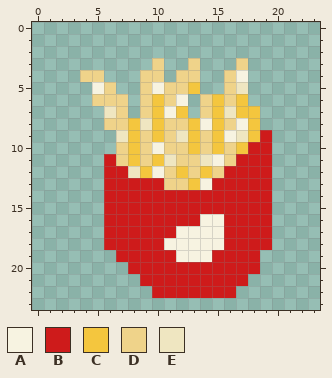
File history of a pixel-art sprite, src/img/dishes/garlic-fries.png. This is how it looked before the edit.
The file is 24x24 pixels. Colours within 5 levels of each other are drawn and written as one.
Palette (. is transparent): A #f7f3e1  B #ce1b1b  C #f4c63e  D #efd38a  E #efe6c1
The result:
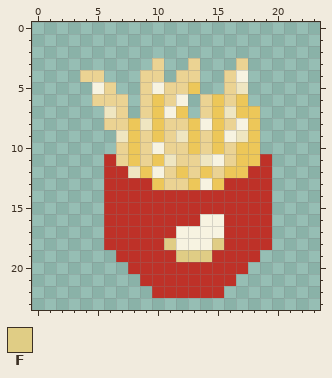
Colours new in this view: F #e0cd85
Changes in this commit:
colour B: #ce1b1b -> #be3128
colour C: #f4c63e -> #edc759
colour D: #efd38a -> #ebd393
y 9: x 19 B -> .
y 10: x 18..19 BB -> C.
y 11: x 17..18 BB -> CC
y 12: x 16..17 BB -> CC
y 13: x 10 B -> C; x 15 B -> C
y 18: x 11 A -> F; x 15 A -> F
y 19: x 12..14 AAA -> FFF
y 20: x 18 B -> .
y 21: x 17 B -> .
y 22: x 16 B -> .
Pixel boxes of the changes (left, top, right, bottom) in both pictures:
changed: (80, 58, 272, 298)
